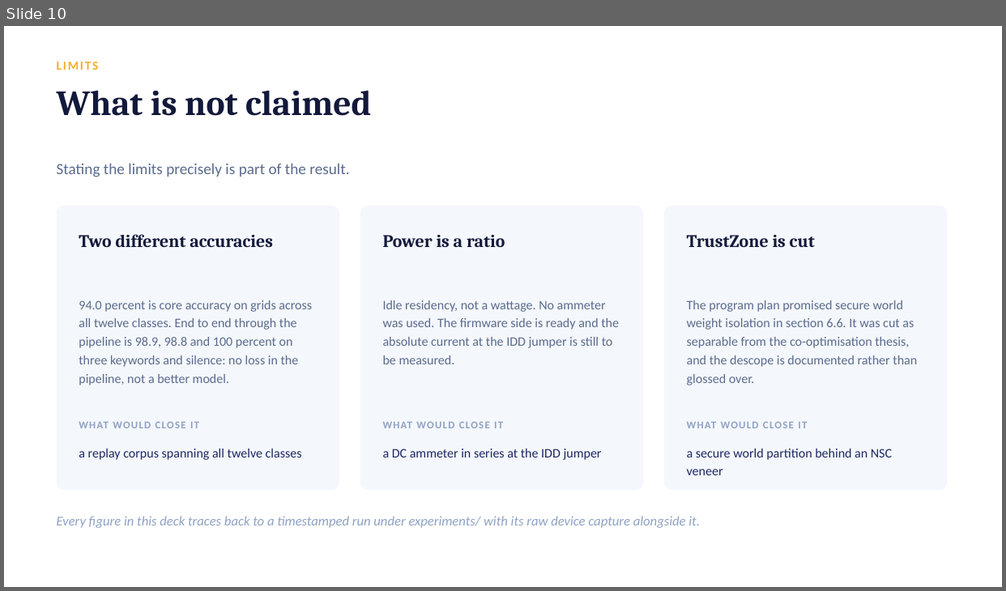
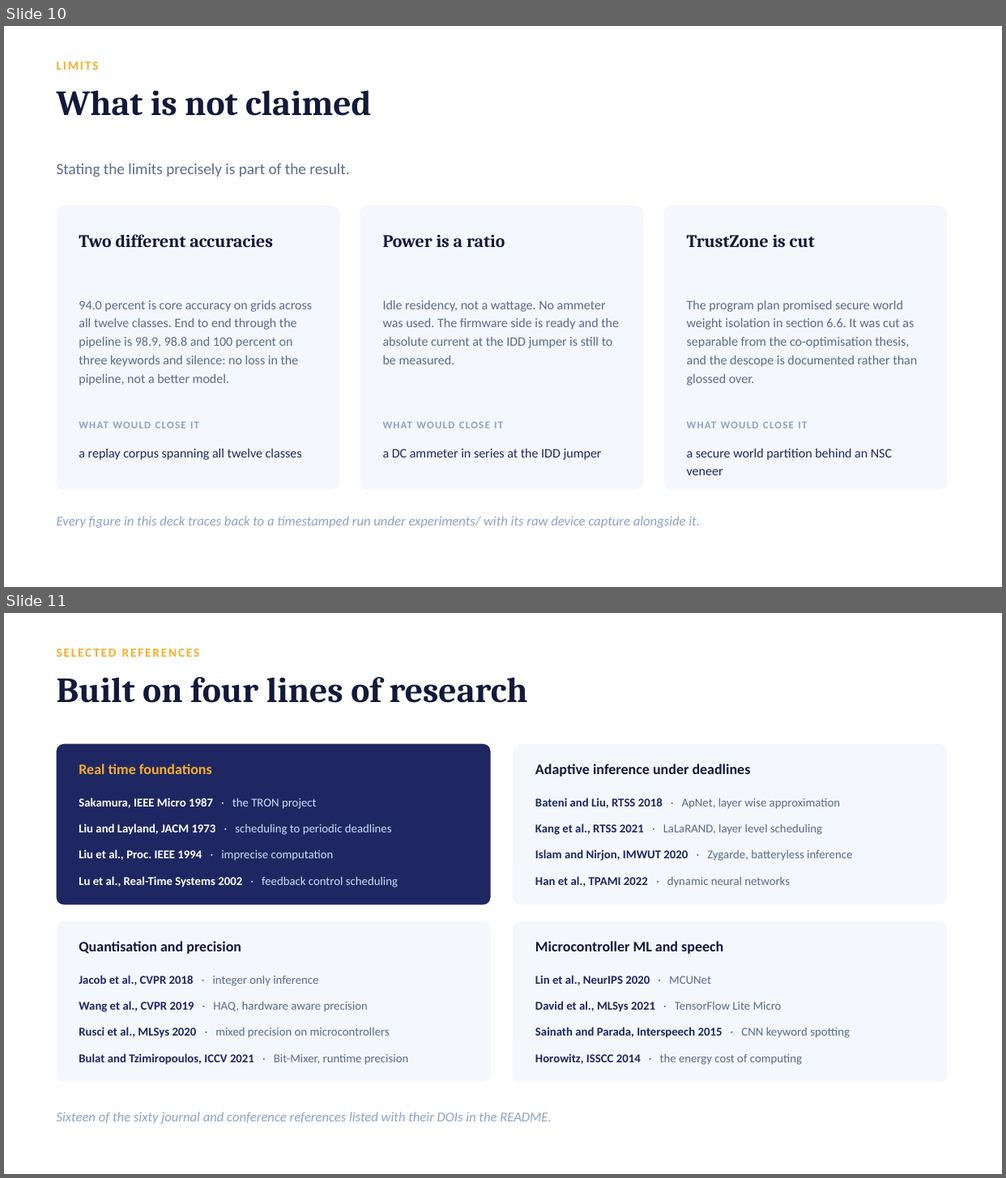
Before and after one commit to kushal-script/utkernel-rtos-adaptive-edge-ai, a slide deck: docs/TRON2026_intro_slides.pptx. Shown one above the other, each under a label of ours: slide 10 before the commit, slides 10 and 11 after it. The pictures are 1006x591 and 1006x1178 pixels, drawn with LibreOffice and Linux fonts; fonts in the diff are those of the drawing. Boxes give left, top, right and bottom in pixels: in the first picture for what was removed or moved away, otherwise in the second. Text is boxed around its words. In the diff, an @@ line names an element or a change of style, - is before the commit and + after.

```diff
--- a/docs/TRON2026_intro_slides.pptx
+++ b/docs/TRON2026_intro_slides.pptx
@@ slide 11 added at [4,613,1002,1174], background #FFFFFF @@
@@ text added at [57,649,200,657], 12 pt, text #F6AE2D, bold @@
+SELECTED REFERENCES
@@ text added at [57,677,528,703], 34 pt, text #12193A, bold @@
+Built on four lines of research
@@ rounded rectangle added at [57,744,491,905], fill #1E2761 @@
@@ rounded rectangle added at [513,744,948,905], fill #F4F7FC @@
@@ text added at [79,764,212,774], 14 pt, text #F6AE2D, bold @@
+Real time foundations
@@ text added at [535,764,751,777], 14 pt, text #12193A, bold @@
+Adaptive inference under deadlines
@@ text added at [79,798,317,809], 11.5 pt, text #FFFFFF, bold @@
+Sakamura, IEEE Micro 1987 · the TRON project
@@ text added at [535,798,840,809], 11.5 pt, text #5A6B8C @@
+Bateni and Liu, RTSS 2018 · ApNet, layer wise approximation
@@ text added at [79,824,392,835], 11.5 pt, text #CADCFC @@
+Liu and Layland, JACM 1973 · scheduling to periodic deadlines
@@ text added at [535,824,822,835], 11.5 pt, text #5A6B8C @@
+Kang et al., RTSS 2021 · LaLaRAND, layer level scheduling
@@ text added at [79,850,334,861], 11.5 pt, text #FFFFFF, bold @@
+Liu et al., Proc. IEEE 1994 · imprecise computation
@@ text added at [535,850,852,861], 11.5 pt, text #5A6B8C @@
+Islam and Nirjon, IMWUT 2020 · Zygarde, batteryless inference
@@ text added at [79,876,398,888], 11.5 pt, text #FFFFFF, bold @@
+Lu et al., Real-Time Systems 2002 · feedback control scheduling
@@ text added at [535,876,790,888], 11.5 pt, text #5A6B8C @@
+Han et al., TPAMI 2022 · dynamic neural networks
@@ rounded rectangle added at [57,922,491,1082], fill #F4F7FC @@
@@ rounded rectangle added at [513,922,948,1082], fill #F4F7FC @@
@@ text added at [79,941,241,954], 14 pt, text #12193A, bold @@
+Quantisation and precision
@@ text added at [535,941,723,954], 14 pt, text #12193A, bold @@
+Microcontroller ML and speech
@@ text added at [79,975,318,986], 11.5 pt, text #5A6B8C @@
+Jacob et al., CVPR 2018 · integer only inference
@@ text added at [535,975,711,986], 11.5 pt, text #1E2761, bold @@
+Lin et al., NeurIPS 2020 · MCUNet
@@ text added at [79,1001,368,1012], 11.5 pt, text #5A6B8C @@
+Wang et al., CVPR 2019 · HAQ, hardware aware precision
@@ text added at [535,1001,782,1012], 11.5 pt, text #1E2761, bold @@
+David et al., MLSys 2021 · TensorFlow Lite Micro
@@ text added at [79,1027,390,1038], 11.5 pt, text #5A6B8C @@
+Rusci et al., MLSys 2020 · mixed precision on microcontrollers
@@ text added at [535,1027,850,1038], 11.5 pt, text #1E2761, bold @@
+Sainath and Parada, Interspeech 2015 · CNN keyword spotting
@@ text added at [79,1054,408,1065], 11.5 pt, text #1E2761, bold @@
+Bulat and Tzimiropoulos, ICCV 2021 · Bit-Mixer, runtime precision
@@ text added at [535,1054,802,1065], 11.5 pt, text #5A6B8C @@
+Horowitz, ISSCC 2014 · the energy cost of computing
@@ text added at [57,1112,551,1124], 13 pt, text #8FA2C4, italic @@
+Sixteen of the sixty journal and conference references listed with their DOIs in the README.
```
Also in this commit, not shown: 2 slides changed, 24 other files.
